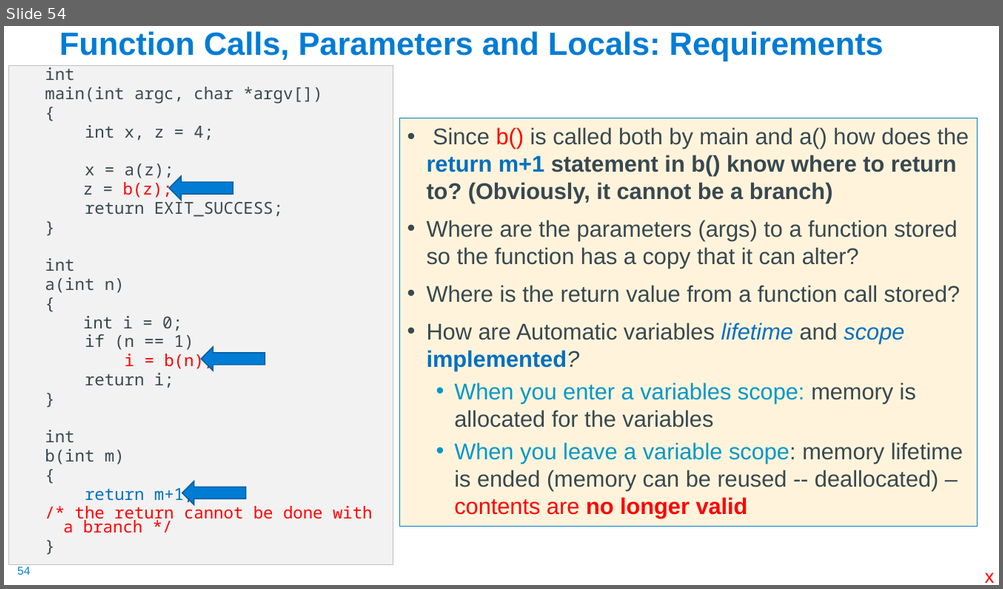
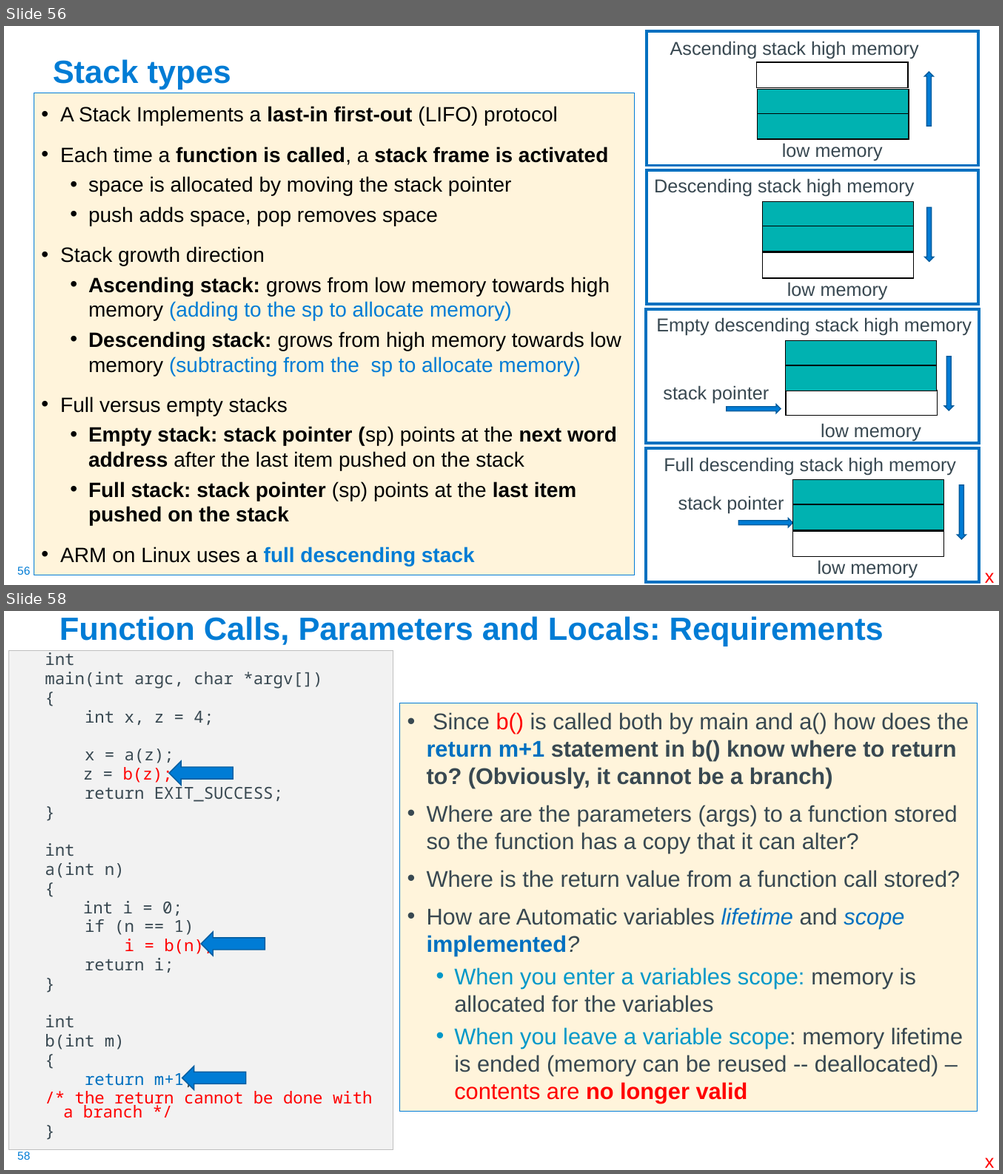
Before and after one commit to cse30-sp24/Muller-Slides, a slide deck: 06-Arm-Part3.pptx. Shown one above the other, each under a label of ours: slide 54 before the commit, slides 56 and 58 after it; the slides between them are not shown. The pictures are 1003x589 and 1003x1174 pixels, drawn with LibreOffice and Linux fonts; fonts in the diff are those of the drawing. Boxes give left, top, right and bottom in pixels: in the first picture for what was removed or moved away, otherwise in the second. Text is boxed around its words. In the diff, an @@ line names an element or a change of style, - is before the commit and + after.

```diff
--- a/06-Arm-Part3.pptx
+++ b/06-Arm-Part3.pptx
@@ slide 56 added at bbox=[4, 26, 999, 585], background #FFFFFF; not listed: 1 template element that a slide beside it also shows @@
@@ title added at bbox=[53, 59, 231, 89], 31 pt, text #007CD5, bold @@
+Stack types
@@ text added at bbox=[34, 93, 634, 576], fill #FFF4DB, outline #007CD5 0.75 pt, 20 pt, text #000000 @@
+• A Stack Implements a last-in first-out (LIFO) protocol
+• Each time a function is called, a stack frame is activated
+  • space is allocated by moving the stack pointer
+  • push adds space, pop removes space
+• Stack growth direction
+  • Ascending stack: grows from low memory towards high memory (adding to the sp to allocate memory)
+  • Descending stack: grows from high memory towards low memory (subtracting from the sp to allocate memory)
+• Full versus empty stacks
+  • Empty stack: stack pointer (sp) points at the next word address after the last item pushed on the stack
+  • Full stack: stack pointer (sp) points at the last item pushed on the stack
+• ARM on Linux uses a full descending stack
@@ group added at bbox=[646, 31, 979, 166]: 4 rectangles, 2 texts, 1 left arrow @@
+Ascending stack high memory
+low memory
@@ group added at bbox=[646, 170, 979, 304]: 4 rectangles, 2 texts, 1 left arrow @@
+Descending stack high memory
+low memory
@@ group added at bbox=[646, 309, 979, 444]: 4 rectangles, 3 texts, 2 left arrows @@
+stack pointer
+Empty descending stack high memory
+low memory
@@ group added at bbox=[646, 449, 979, 583]: 4 rectangles, 3 texts, 2 left arrows @@
+stack pointer
+Full descending stack high memory
+low memory
@@ text added at bbox=[984, 573, 994, 583], 18 pt, text #FF0000 @@
+x
@@ what was slide 54 is now slide 58 @@
@@ page number at bbox=[17, 1152, 30, 1160]: text changed @@
-54
+58
```
Also in this commit, not shown: 16 slides changed, 4 other slides added, 5 slides removed, 1 other file.
